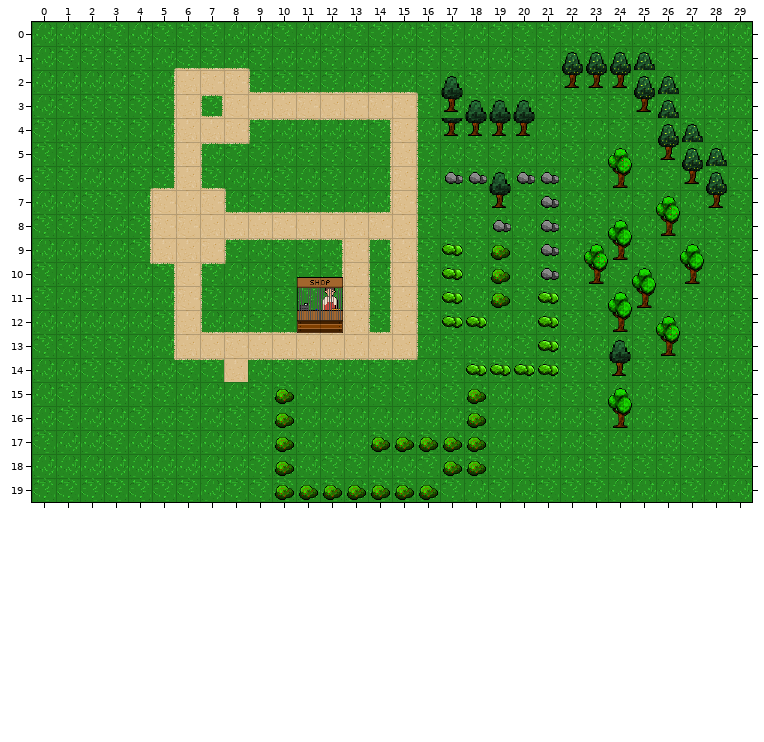
Tiled map, stored at tiled/human.tmx. This is how it looked before the edit.
Cells are 32x32 px. Shown: x 0..29, y 0..19.
Now the later version:
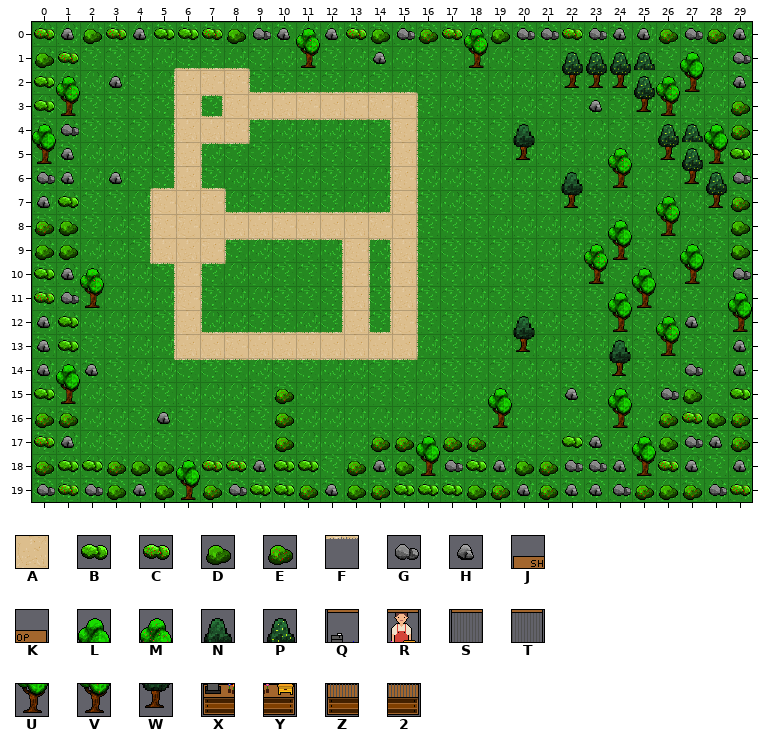
Key: from "human": A 8, B 11, C 12, D 22, E 23, F 25, G 33, H 34, J 44, K 45, L 49, M 50, N 51, P 52, Q 55, R 56, S 57, T 58, U 60, V 61, W 62, X 66, Y 67, Z 68, 2 69.
_ is an empty cell.
Tiles replaced or removed in this view: 2, A, B, E, G, J, K, N, P, Q, R, S, T, W, X, Y, Z.
The edit:
Changed rows in their new state; . is an unchanged cell.
Layer "Road":
first column x 8:
14 F
Layer "Obstacles":
first column x 0:
 0 CHDCHBBCDGHMHCDGECMDGGCGHHEGEH
 1 DC.........V..H...V........L.G
 2 BM.H............._........MU.H
 3 BV...............____..H..V..E
 4 LG...............___N.......LE
 5 UH..................W.......UB
 6 GH.H............._____N......G
 7 HB................._._W......E
 8 ED................._._.......D
 9 DD..............._._._.......D
10 BHM.............._._._.......G
11 CGV.............._._._.......L
12 HB...............__.N_.....H.U
13 HB..................W_.......H
14 HLH...............____.....G.H
15 BU................_L..H...GD.B
16 EE...H............_U......ECDE
17 CH..............L.....BH.LDGHE
18 EBBEDDLCCHBB.EHDUGBHDEGGHUCH.H
19 GCGDHDUEGBB.HD.BBBDEHEHHGEDEGC
Layer "Day" (removed):
first column x 11:
10 __
11 __
12 __
Layer "Night" (removed):
first column x 11:
10 __
11 __
12 __
Where, in picture pixels (left, top, right, bottom), the same in both pictures:
changed: (32, 28, 752, 500)
